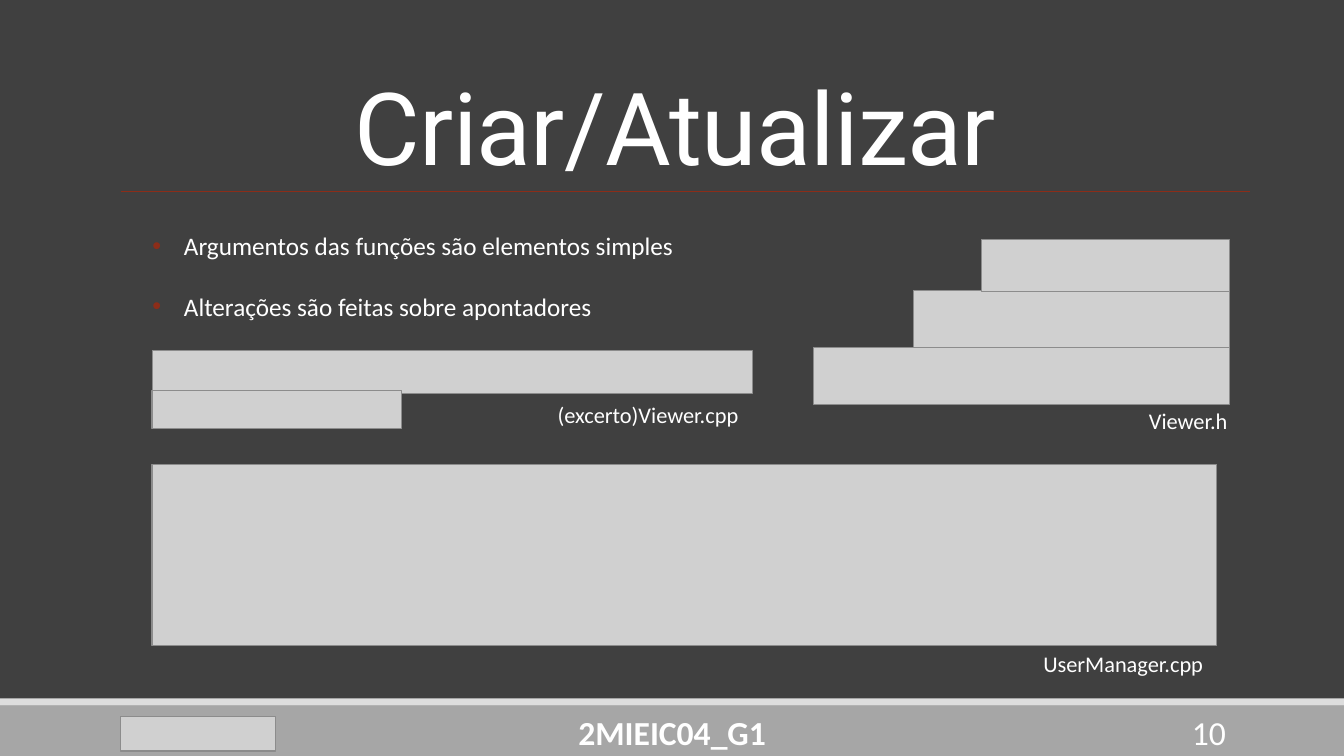
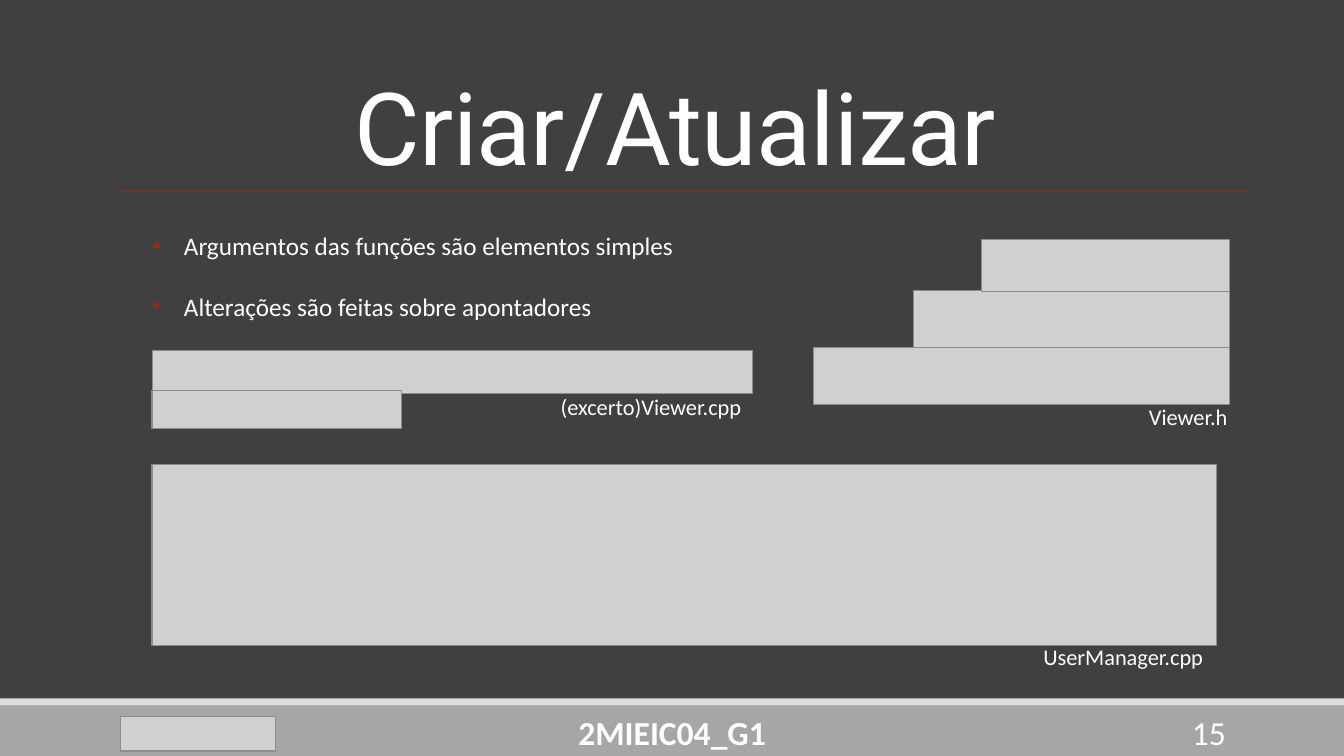
Before and after one commit to DoStini/FEUP-AEDA-proj, a slide deck: slide 15 of StreamZ_Apresentation4.pptx (slide 10 before the commit). Drawn at 1344x756 pixels with LibreOffice and Linux fonts; fonts in the diff are those of the drawing; grey boxes stand for pictures. Boxes give left, top, right and bottom in pixels: in the first picture for what was removed or moved away, otherwise in the second. Text is boxed around its words. In the diff, an @@ line names an element or a change of style, - is before the commit and + after.

```diff
--- a/StreamZ_Apresentation4.pptx
+++ b/StreamZ_Apresentation4.pptx
@@ text "(excerto)Viewer.cpp": place and size @@
-text "(excerto)Viewer.cpp" at bbox=[558, 407, 739, 427]
+text "(excerto)Viewer.cpp" at bbox=[561, 399, 742, 419]
@@ text "Viewer.h": place and size @@
-text "Viewer.h" at bbox=[1149, 413, 1228, 429]
+text "Viewer.h" at bbox=[1149, 409, 1228, 425]
@@ text "UserManager.cpp": place and size @@
-text "UserManager.cpp" at bbox=[1043, 657, 1203, 676]
+text "UserManager.cpp" at bbox=[1043, 650, 1203, 669]
@@ page number at bbox=[1192, 723, 1226, 745]: text changed @@
-10
+15
```
Also in this commit, not shown: 6 other slides changed, 4 slides added, 1 other file.
